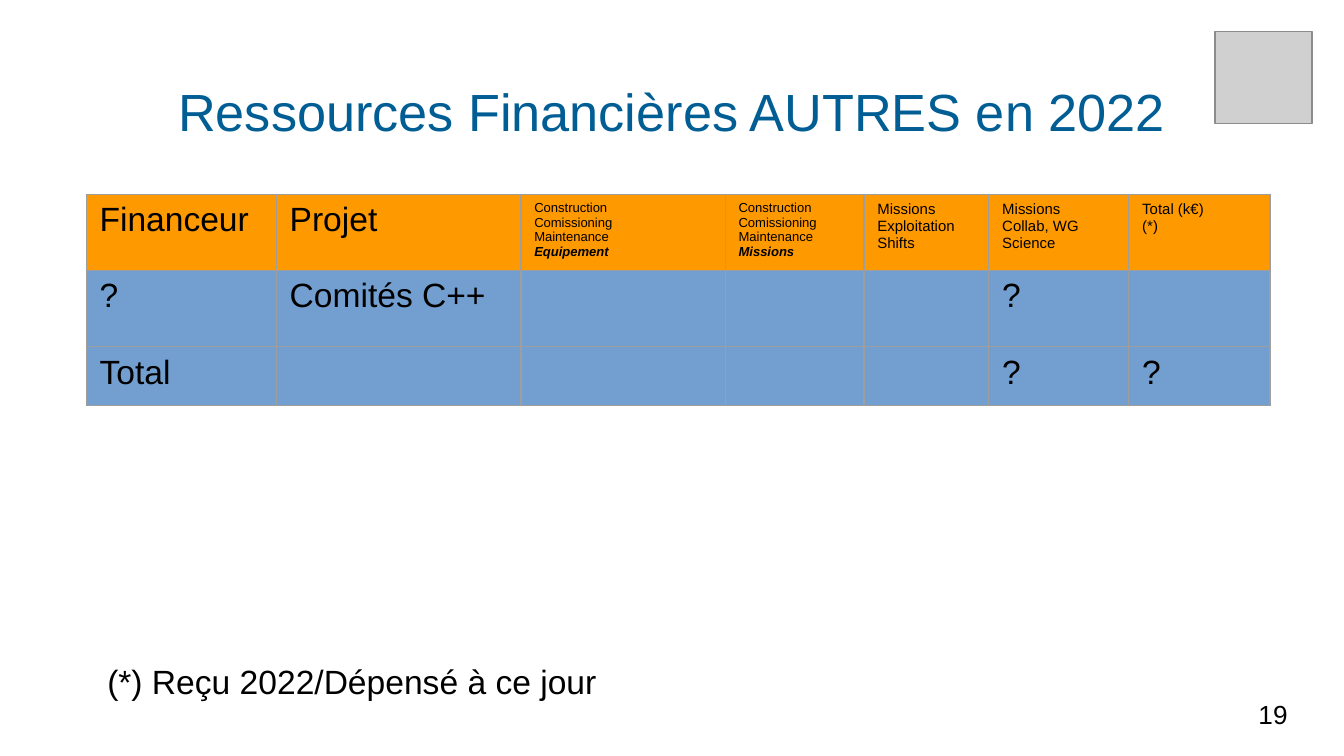
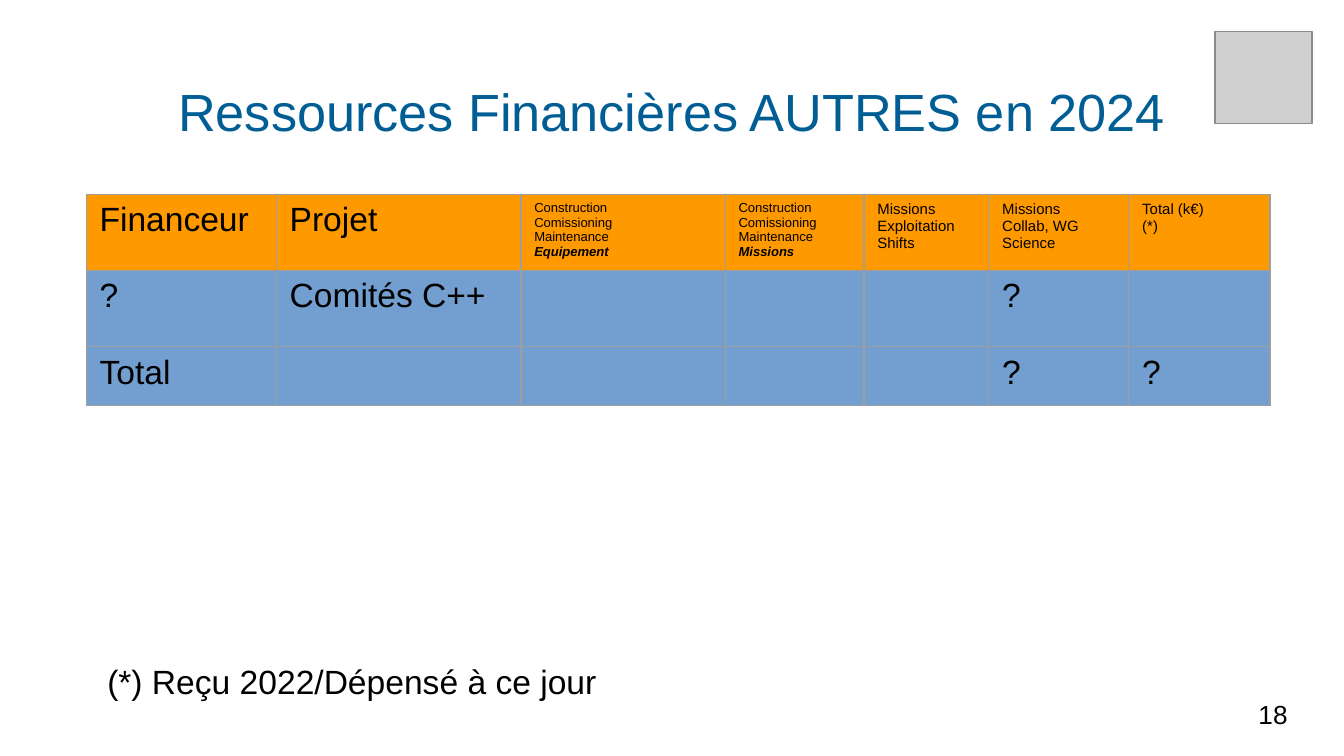
Before and after one commit to fjammes/misc, a slide deck: slide 18 of decalog/decalog-entretien-2024.odp (slide 19 before the commit). Drawn at 1344x756 pixels with LibreOffice and Linux fonts; fonts in the diff are those of the drawing; grey boxes stand for pictures. Boxes give left, top, right and bottom in pixels: in the first picture for what was removed or moved away, otherwise in the second. Text is boxed around its words. In the diff, an @@ line names an element or a change of style, - is before the commit and + after.

```diff
--- a/decalog/decalog-entretien-2024.odp
+++ b/decalog/decalog-entretien-2024.odp
@@ text at bbox=[178, 92, 1165, 132]: text changed @@
-Ressources Financières AUTRES en 2022
+Ressources Financières AUTRES en 2024
@@ page number at bbox=[1258, 705, 1287, 725]: text changed @@
-19
+18
```
Also in this commit, not shown: 11 other slides changed, 1 slide removed, 1 other file.
